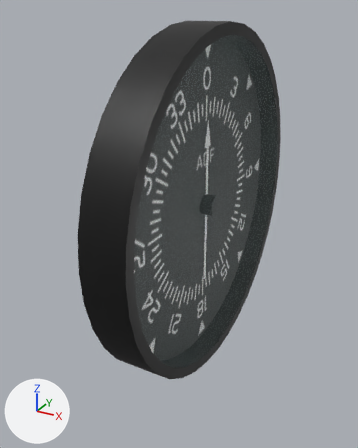
Renders of the Blender file Models/Interior/Panel/Instruments/adf/adf.blend from each side of a commit.
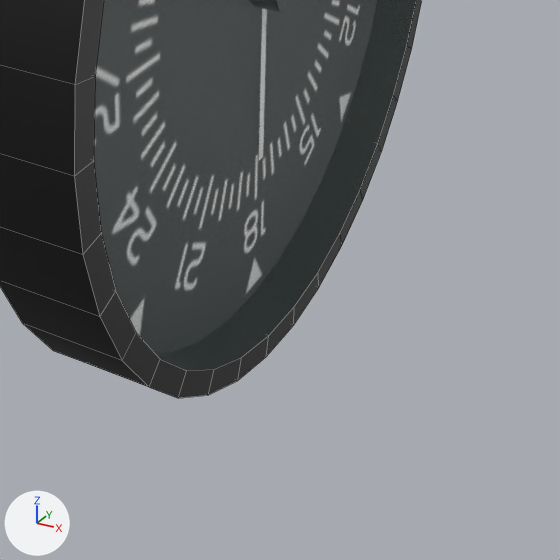
Each version appears first whole from a 50 mm camera at (0.0449, -0.0987, 0.0428) aimed at (-0.0061, -0.0059, -0.0036), and next in a close-up on the part from 26% to 92% of the width and 47% to 100% of the height. The lights are fixed; the arrows at lower left show +X, +Y and +Z. The close-ups show mesh edges as thin lines.

Script lines for the objects in view, before the commit:
```python
me_circle = bpy.data.meshes.new('Circle')
me_circle.from_pydata(...)  # 144 vertices, 109 faces; spans x -0.01..0.0, y -0.04..0.04, z -0.04..0.04
me_circle.polygons.foreach_set('use_smooth', [True] * 109)
me_circle.materials.append(mat_casematerial)  # black #000000
me_circle_001 = bpy.data.meshes.new('Circle.001')
me_circle_001.from_pydata(...)  # 36 vertices, 1 face; spans x 0.0, y -0.0375..0.0375, z -0.0375..0.0375
me_circle_001.materials.append(mat_glassmaterial)  # white #e5ffff
ob_case = bpy.data.objects.new('Case', me_circle)
ob_case.location = (0.0025, 0.0, 0.0)
ob_glass = bpy.data.objects.new('Glass', me_circle_001)
ob_glass.location = (0.0025, 0.0, 0.0)
```
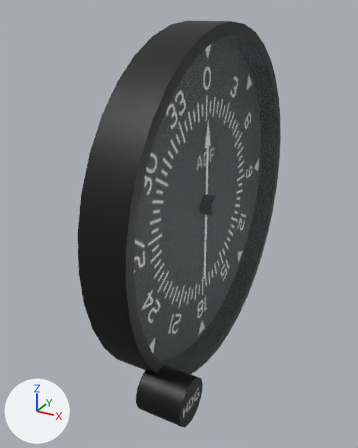
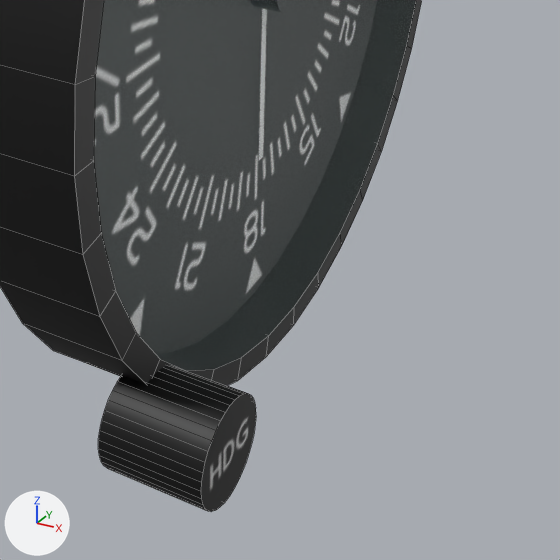
The change, as a diff of the scene's bpy script:
```diff
--- a/Models/Interior/Panel/Instruments/adf/adf.blend.py
+++ b/Models/Interior/Panel/Instruments/adf/adf.blend.py
@@ me_cylinder_001 @@
+me_cylinder_001.from_pydata(...)  # 72 vertices, 37 faces; spans x -0.005..0.005, y -0.005..0.005, z -0.005..0.005
+me_cylinder_001.polygons.foreach_set('use_smooth', [True] * 37)
+me_cylinder_001.materials.append(mat_facematerial)  # picture img_adf_png
@@ ob_headingoffsetknob @@
+ob_headingoffsetknob = bpy.data.objects.new('HeadingOffsetKnob', me_cylinder_001)
+ob_headingoffsetknob.location = (0.005, -0.03, -0.03)
```

Changed parts and their boxes (x1, y1, x2, y2) in the close-ups (560 x 560 px):
'HeadingOffsetKnob', added (black)
    after: (98, 365, 256, 512)
